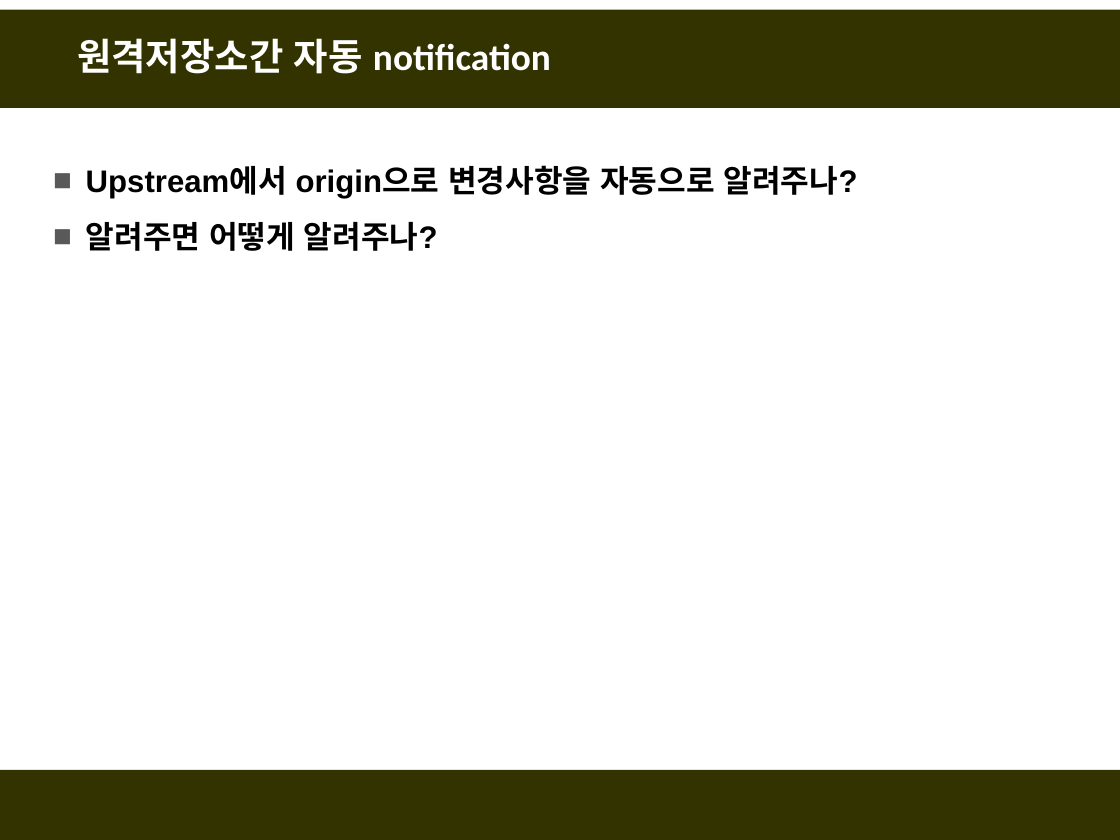
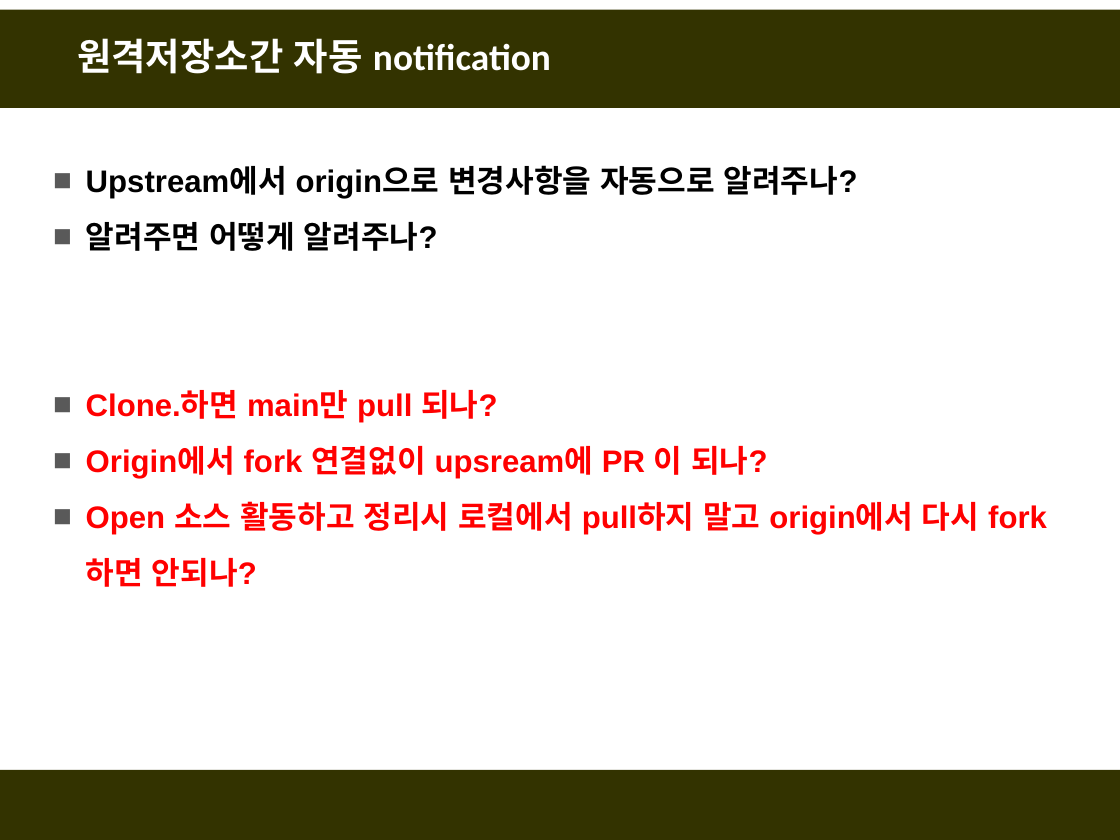
Before and after one commit to fasthill/github-lecture, a slide deck: slide 39 of git및github첫걸음6-정리중.pptx. Drawn at 1120x840 pixels with LibreOffice and Linux fonts; fonts in the diff are those of the drawing. Boxes give left, top, right and bottom in pixels: in the first picture for what was removed or moved away, otherwise in the second. Text is boxed around its words. In the diff, an @@ line names an element or a change of style, - is before the commit and + after.

```diff
--- a/git및github첫걸음6-정리중.pptx
+++ b/git및github첫걸음6-정리중.pptx
@@ text at bbox=[86, 390, 979, 534]: paragraphs added @@
+■ Clone.하면 main만 pull 되나?
+■ Origin에서 fork 연결없이 upsream에 PR 이 되나?
+■ Open 소스 활동하고 정리시 로컬에서 pull하지 말고 origin에서 다시 fork하면 안되나?
```
Also in this commit, not shown: 1 other file.
